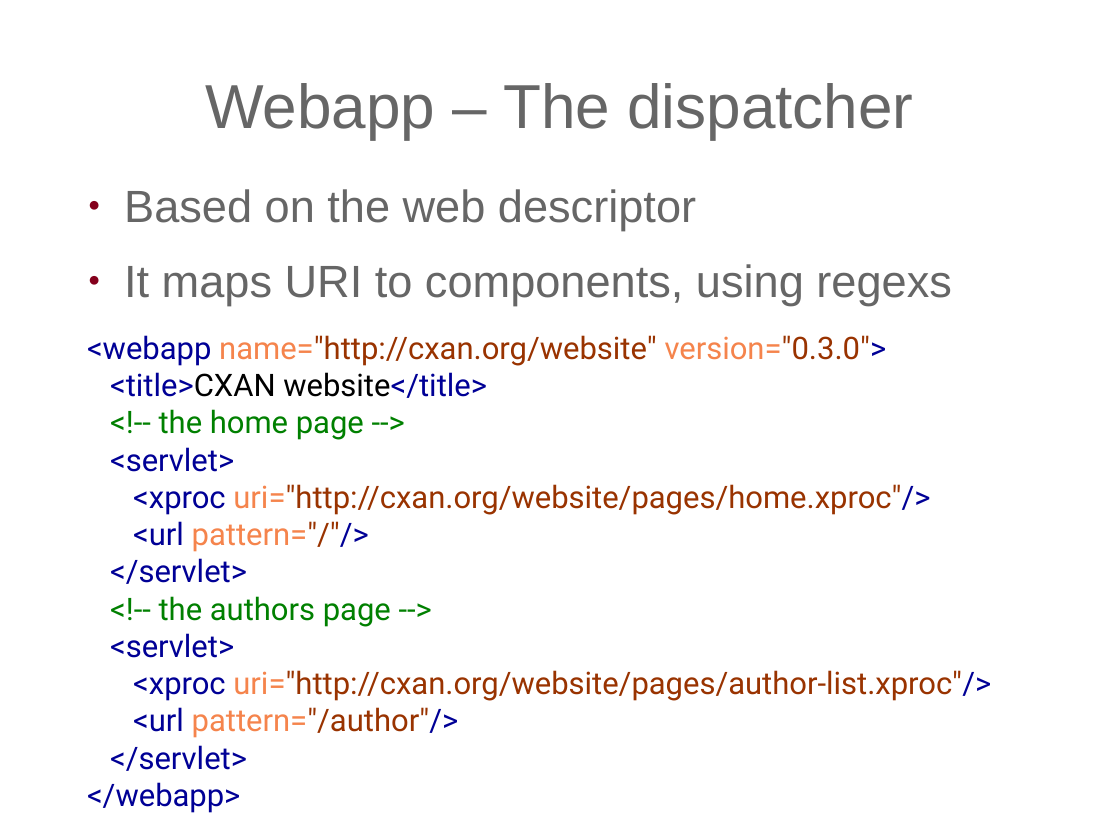
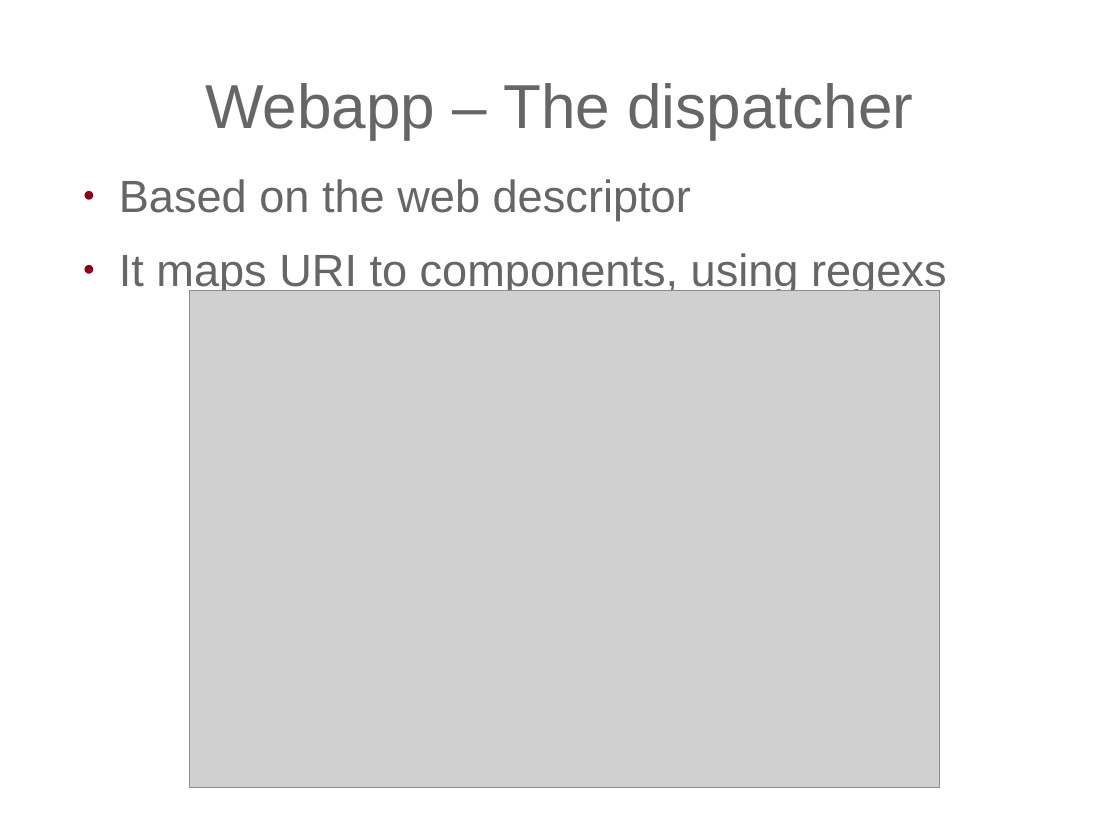
Before and after one commit to expath/expath-www, a slide deck: slide 16 of misc/2011-prague/presentation/fgeorges-servlex.odp (slide 13 before the commit). Drawn at 1120x840 pixels with LibreOffice and Linux fonts; fonts in the diff are those of the drawing; grey boxes stand for pictures; background and template pictures are left out. Boxes give left, top, right and bottom in pixels: in the first picture for what was removed or moved away, otherwise in the second. Text is boxed around its words. In the diff, an @@ line names an element or a change of style, - is before the commit and + after.

Commit message:
More work.

```diff
--- a/misc/2011-prague/presentation/fgeorges-servlex.odp
+++ b/misc/2011-prague/presentation/fgeorges-servlex.odp
@@ text "Based on the web descriptor": place and size @@
-text "Based on the web descriptor" at box(124, 189, 952, 305)
+text "Based on the web descriptor" at box(119, 179, 947, 295)
@@ picture added at box(189, 291, 940, 788) @@
@@ text removed at box(87, 335, 991, 813) @@
-<webapp name="http://cxan.org/website" version="0.3.0">
-<title>CXAN website</title>
-<!-- the home page -->
-<servlet>
-<xproc uri="http://cxan.org/website/pages/home.xproc"/>
-<url pattern="/"/>
-</servlet>
-<!-- the authors page -->
-<servlet>
-<xproc uri="http://cxan.org/website/pages/author-list.xproc"/>
-<url pattern="/author"/>
-</servlet>
-</webapp>
```
Also in this commit, not shown: 4 slides added.
